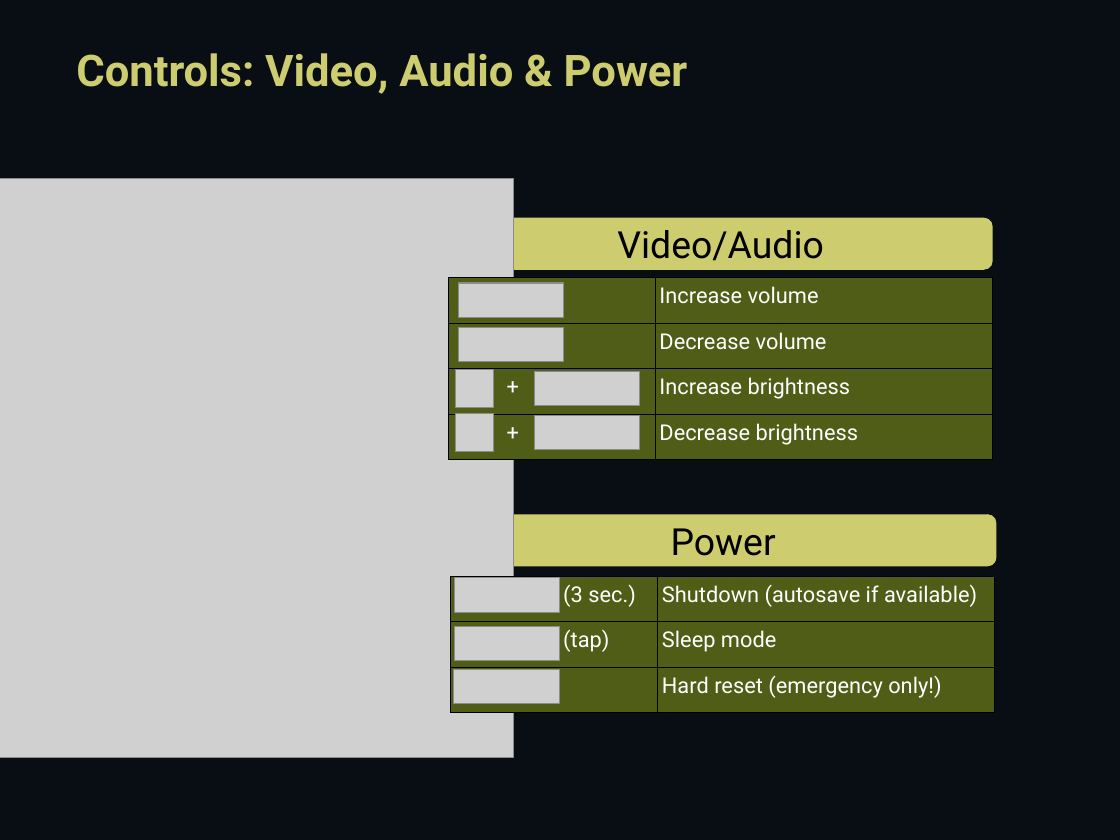
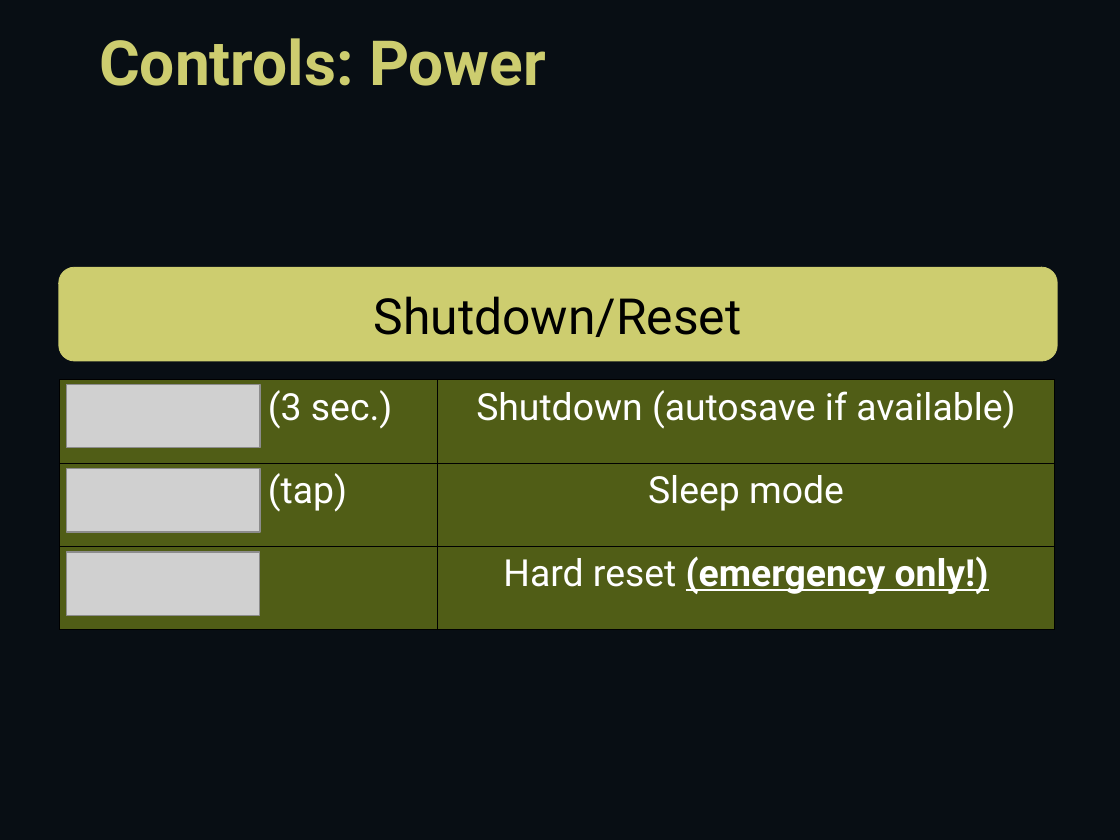
Before and after one commit to knulli-cfw/knulli-notice, a slide deck: slide 6 of notice.odp (slide 3 before the commit). Drawn at 1120x840 pixels with LibreOffice and Linux fonts; fonts in the diff are those of the drawing; grey boxes stand for pictures. Boxes give left, top, right and bottom in pixels: in the first picture for what was removed or moved away, otherwise in the second. Text is boxed around its words. In the diff, an @@ line names an element or a change of style, - is before the commit and + after.

```diff
--- a/notice.odp
+++ b/notice.odp
@@ free "Controls: Power": place and size @@
-free "Controls: Power" at bbox=[65, 37, 706, 101]
+free "Controls: Power" at bbox=[88, 18, 1007, 102]
@@ text in free at bbox=[99, 38, 546, 86]: text changed; size 28 to 40 pt @@
-Controls: Video, Audio & Power
+Controls: Power
@@ freeform shape removed at bbox=[449, 218, 992, 270] @@
-Video/Audio
@@ freeform shape added at bbox=[59, 268, 1057, 362], fill #CDCD6F, outline #CDCD6F 0.51 pt, 32 pt, text #000000 @@
+Shutdown/Reset
@@ table removed at bbox=[448, 278, 992, 459], 4 rows, 2 columns @@
- | Increase volume
- | Decrease volume
-+ | Increase brightness
-+ | Decrease brightness
@@ picture removed at bbox=[458, 283, 563, 318] @@
@@ table at bbox=[59, 380, 1054, 629] @@
@@ size 14 to 24 pt @@
@@ bold on, underline on in "(emergency only!)" @@
@@ alignment left to centre @@
@@ table: place and size @@
-table at bbox=[451, 576, 996, 712]
+table at bbox=[59, 380, 1054, 629]
@@ picture: place and size @@
-picture at bbox=[534, 416, 640, 450]
+picture at bbox=[67, 384, 260, 448]
@@ picture removed at bbox=[456, 370, 494, 408] @@
@@ picture removed at bbox=[534, 371, 640, 405] @@
@@ picture removed at bbox=[456, 413, 494, 451] @@
@@ picture: place and size @@
-picture at bbox=[0, 178, 513, 757]
+picture at bbox=[67, 469, 260, 533]
@@ freeform shape removed at bbox=[450, 515, 996, 567] @@
-Power
@@ picture: place and size @@
-picture at bbox=[458, 327, 563, 362]
+picture at bbox=[66, 552, 259, 616]
@@ picture removed at bbox=[455, 578, 560, 613] @@
@@ picture removed at bbox=[455, 626, 560, 661] @@
@@ picture removed at bbox=[454, 670, 559, 704] @@
```
Also in this commit, not shown: 7 other slides changed, 9 slides added, 1 other file.
